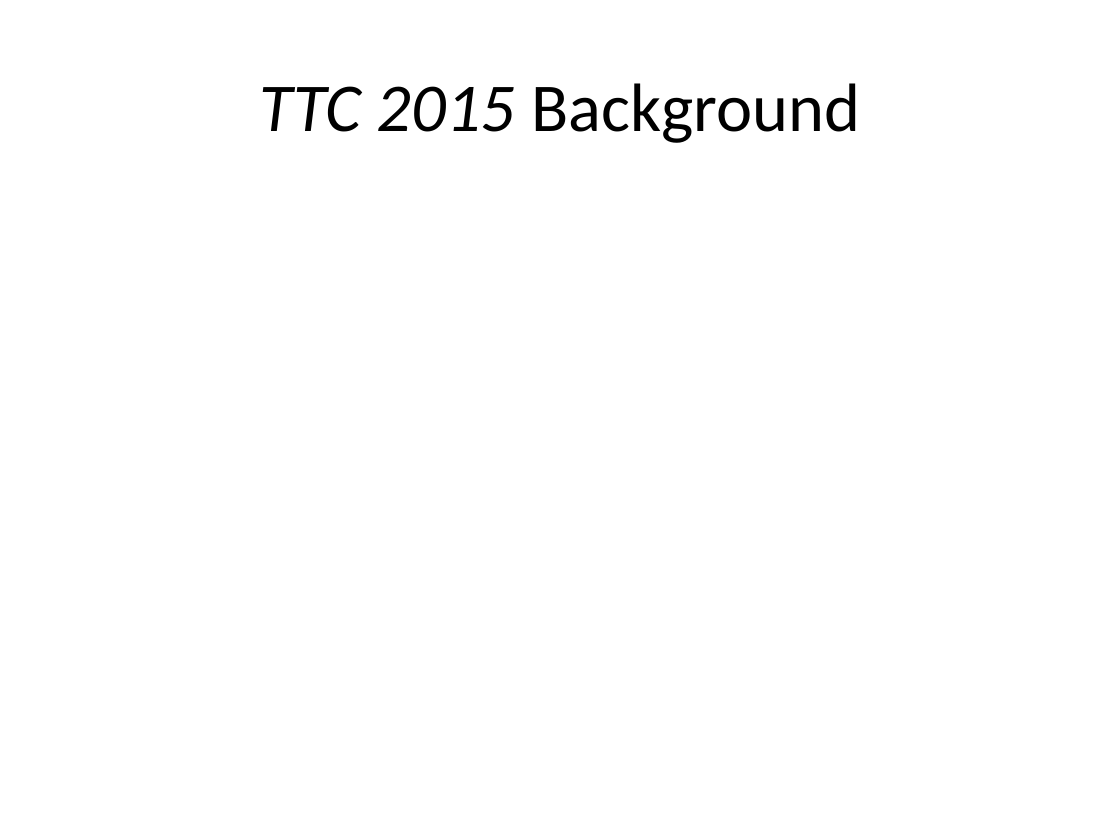
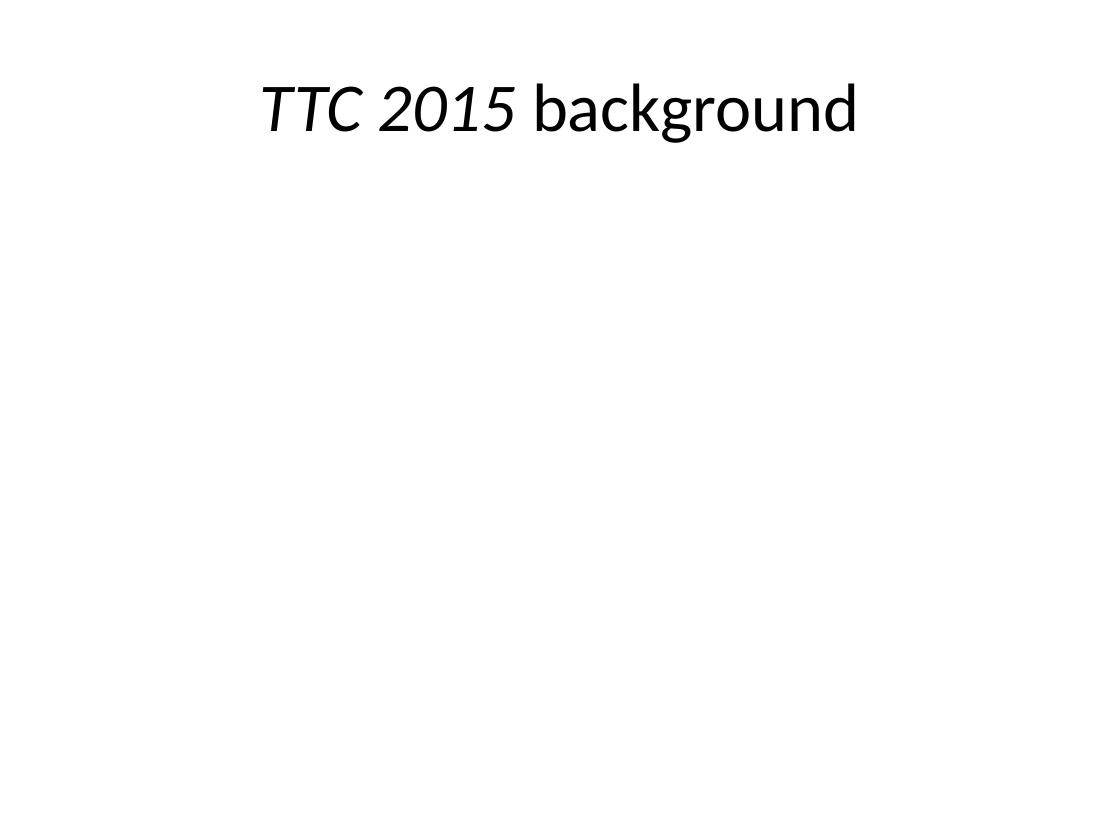
Before and after one commit to christoff-buerger/racr, a slide deck: slide 2 of examples/ttc-2015-fuml-activity-diagrams/documentation/figures/solution-presentation.pptx. Drawn at 1120x840 pixels with LibreOffice and Linux fonts; fonts in the diff are those of the drawing. Boxes give left, top, right and bottom in pixels: in the first picture for what was removed or moved away, otherwise in the second. Text is boxed around its words. In the diff, an @@ line names an element or a change of style, - is before the commit and + after.

```diff
--- a/examples/ttc-2015-fuml-activity-diagrams/documentation/figures/solution-presentation.pptx
+++ b/examples/ttc-2015-fuml-activity-diagrams/documentation/figures/solution-presentation.pptx
@@ title at [260,83,859,143]: text changed @@
-TTC 2015 Background
+TTC 2015 background
```
Also in this commit, not shown: 5 other slides changed, 3 other files.
